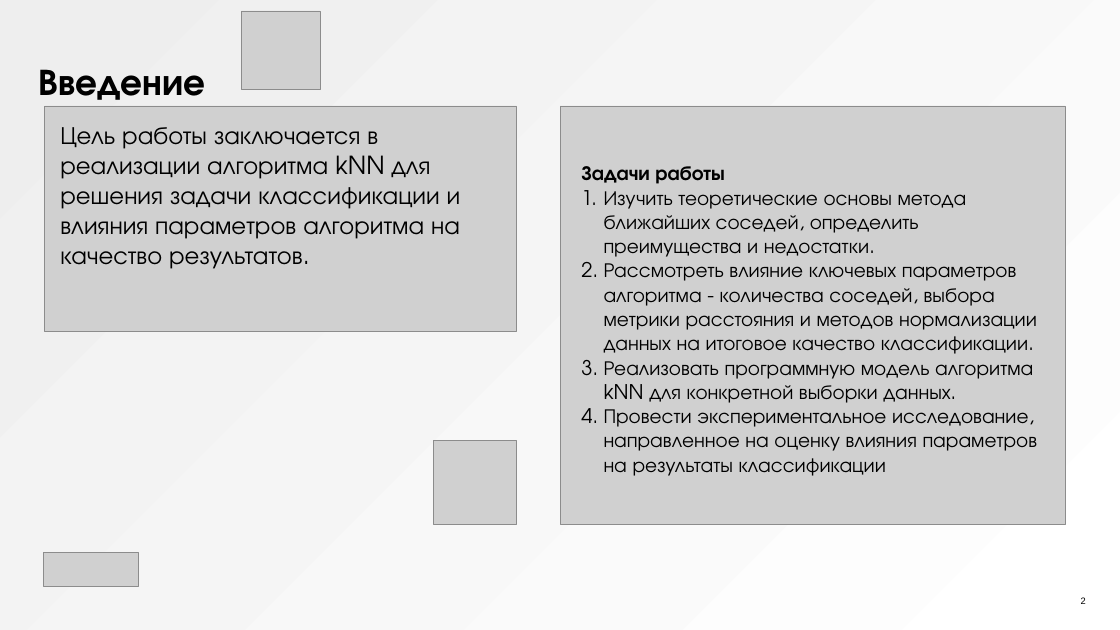
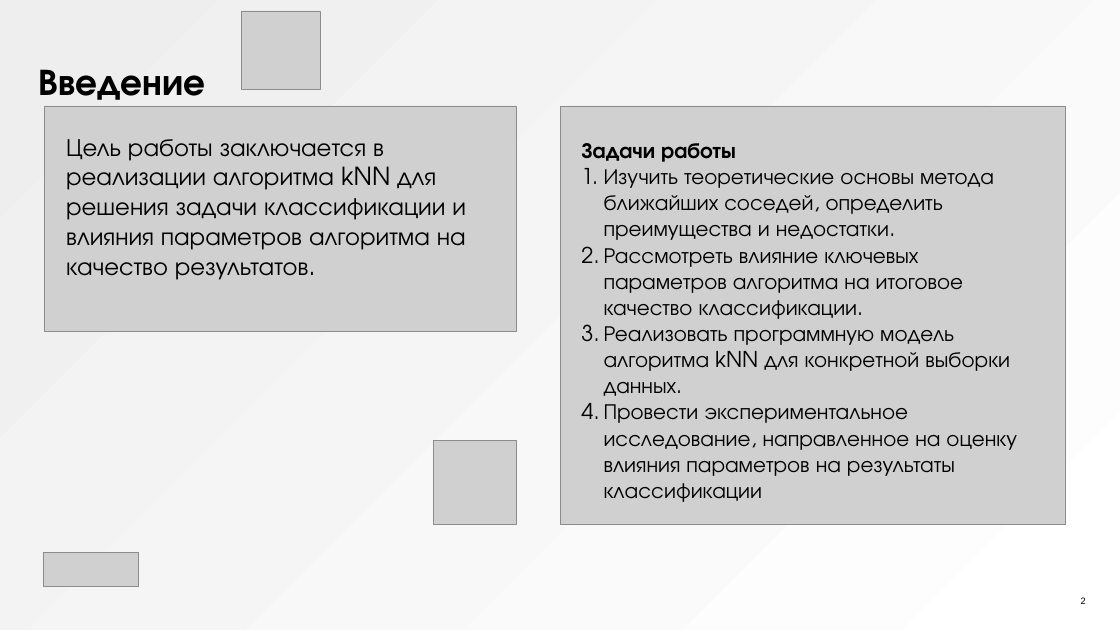
Before and after one commit to tmwsw/me5, a slide deck: slide 2 of Презентация курсовая Марин Виктор ИСП-21.pptx. Drawn at 1120x630 pixels with LibreOffice and Linux fonts; fonts in the diff are those of the drawing; grey boxes stand for pictures. Boxes give left, top, right and bottom in pixels: in the first picture for what was removed or moved away, otherwise in the second. Text is boxed around its words. In the diff, an @@ line names an element or a change of style, - is before the commit and + after.

```diff
--- a/Презентация курсовая Марин Виктор ИСП-21.pptx
+++ b/Презентация курсовая Марин Виктор ИСП-21.pptx
@@ text "Цель работы заключается в реализации ...": place and size @@
-text "Цель работы заключается в реализации ..." at [60, 127, 461, 269]
+text "Цель работы заключается в реализации ..." at [66, 139, 466, 280]
@@ text "Задачи работы": place and size @@
-text "Задачи работы" at [581, 166, 1038, 476]
+text "Задачи работы" at [581, 143, 1017, 502]
@@ text at [581, 143, 1017, 502]: size 26 to 28 pt in "Задачи работы", "Изучить теоретические основы метода ближайших соседей, опред ...", "Реализовать программную модель алгоритма kNN для конкретной ...", "Провести экспериментальное исследование, направленное на оце ..." @@
@@ text at [604, 248, 964, 319]: text changed; size 26 to 28 pt @@
-2. Рассмотреть влияние ключевых параметров алгоритма - количества соседей, выбора метрики расстояния и методов нормализации данных на итоговое качество классификации.
+2. Рассмотреть влияние ключевых параметров алгоритма на итоговое качество классификации.
```
